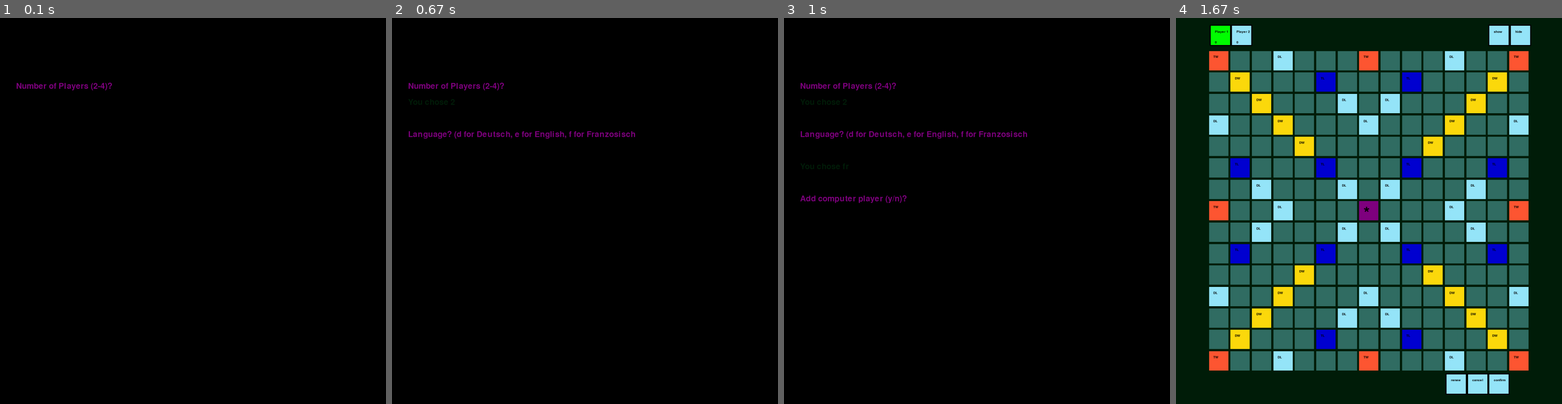
Above: before the commit, frames 1-4 (left to right).
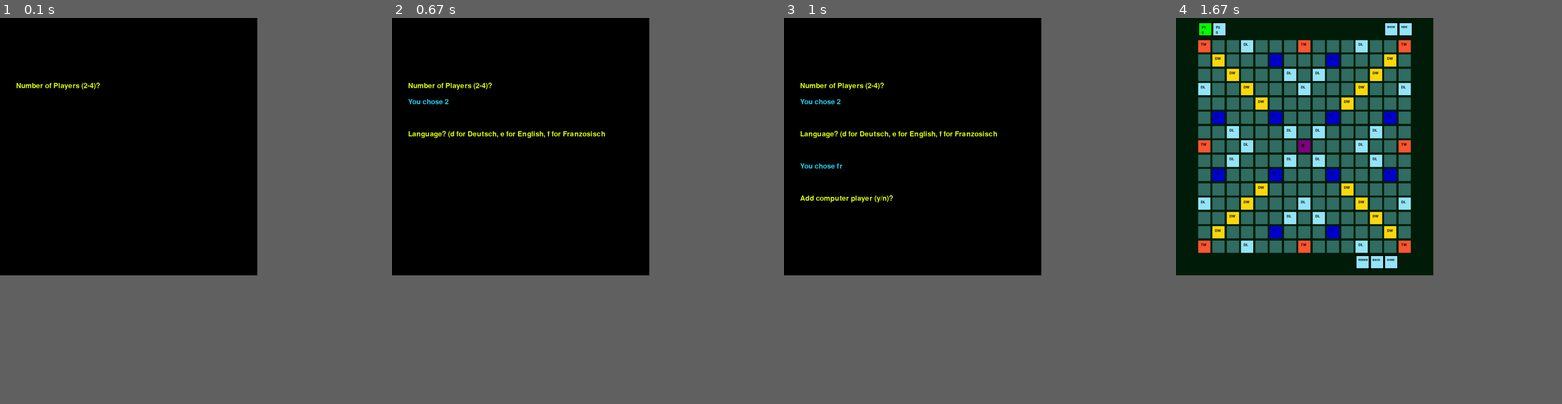
Above: after the commit, the same moments.

Repository: vv-ss/avpython
Game: pygame game, started from jugend_forscht/scrabble/board.py
Two runs of this game, one before a commit and one after it. Both use one fixed random seed, a clock stepped at 60 frames per second and the inputs below.
Inputs:
- Up to frame 1 (0.1 s): no input
- Up to frame 2 (0.67 s): tap 2 at 0.33 s
- Up to frame 3 (1 s): tap F at 0.67 s
- Up to frame 4 (1.67 s): tap Y at 1.1 s
In our replay, the window is 900x900 before the commit and 600x600 after it. These sizes can differ from the game's own. Grey fills any space a smaller window leaves; there, only what the larger window draws over its background counts as a difference.

The runs differ from the first frame. In frame 1, 0.3% of the frame differs, in the area x 4-29%, y 16-19%; in frame 2, 1.0%; in frame 3, 1.4%; in frame 4, 57%, in the area x 5-92%, y 1-98%.

Commit message:
Schöne Farben

Diff:
--- a/jugend_forscht/scrabble/board.py
+++ b/jugend_forscht/scrabble/board.py
@@ -4,6 +4,7 @@
 import pygame
 from pygame.locals import *
 
+neonblue=(32,210,244)
 black=(0,0,0)
 darkblue=(0,0,210)
 gold=(253, 218, 13)
@@ -18,11 +19,12 @@
 white=(250,249,246)
 yellow=(255, 238, 170)
 lightpink=(255, 210, 120)
+neongrün=(223,255,0)
 pygame.init()
 pygame.display.init()
 pygame.font.init()
 
-factor = 2
+factor = 3
 highlighted_row = 0
 highlighted_column=0
 highlighted_tile=0
@@ -33,9 +35,9 @@
 margin2=10//factor
 
 font = pygame.font.Font('freesansbold.ttf', 100//factor)
-font2 = pygame.font.SysFont('bahnenschrift.ttf', 30//factor)
-font3 = pygame.font.SysFont('bahnenschrift.ttf', 45//factor)
-font4 = pygame.font.SysFont('bahnenschrift.ttf', 75//factor)
+font2 = pygame.font.SysFont('bahnenschrift.ttf', 50//factor)
+font3 = pygame.font.SysFont('bahnenschrift.ttf', 40//factor)
+font4 = pygame.font.SysFont('bahnenschrift.ttf', 100//factor)
 
 # Woerterbuch lesen
 def read_dictionary(sprache):
@@ -370,20 +372,20 @@
 def print_button(m,n,text,color):
     pygame.draw.rect(window, color, pygame.Rect(margin + n * cell_width + margin2, margin + m * cell_width + margin2, cell_width, cell_width))
     pygame.draw.rect(window, black, pygame.Rect(margin + n * cell_width + margin2, margin + m * cell_width + margin2, cell_width, cell_width), 3)
-    text = font2.render(text, True, black)
+    text = font3.render(text, True, black)
     window.blit(text, (
-    margin + n * cell_width + margin2 + cell_width / 4, margin + m * cell_width + margin2 + cell_width / 4))
+    margin + n * cell_width + cell_width / 4, margin + m * cell_width + margin2 + cell_width / 4))
     pygame.display.flip()
 
 def print_player(m,n,scores,color):
     pygame.draw.rect(window, color, pygame.Rect(margin + n * cell_width + margin2, margin + m * cell_width + margin2, cell_width, cell_width))
     pygame.draw.rect(window, black, pygame.Rect(margin + n * cell_width + margin2, margin + m * cell_width + margin2, cell_width, cell_width), 3)
-    text = font2.render("Player " + str(n+1), True, black)
+    text = font2.render("P" + str(n+1), True, black)
     window.blit(text, (
     margin + n * cell_width + margin2 + cell_width / 4, margin + m * cell_width + margin2 + cell_width / 4))
     score = font2.render(str(scores[n]), True, black)
     window.blit(score, (
-        margin + n * cell_width + margin2 + cell_width / 4, margin + m * cell_width + margin2 + 3 * cell_width / 4))
+        margin + n * cell_width + margin2 + cell_width / 4, margin + m * cell_width + margin2 + 3 * cell_width / 5))
     pygame.display.flip()
 
 #def get_valid_words_2(row, spalte, valid_direction):
@@ -558,7 +560,7 @@
     return woerter
 
 # Computer frägt erste Frage
-question1=font4.render('Number of Players (2-4)?',True,purple)
+question1=font4.render('Number of Players (2-4)?',True,neongrün)
 window.blit(question1, (50,200))
 pygame.display.flip()
 
@@ -584,12 +586,12 @@
                 print("Key 4 has been pressed")
                 break
 # Computer schreibt die Antwort der ersten Frage darunter
-answer1= font4.render("You chose " + str(num_players), True, darkgreen)
+answer1= font4.render("You chose " + str(num_players), True, neonblue)
 window.blit(answer1, (50,250))
 pygame.display.flip()
 
 # Computer frägt erste Frage
-question1=font4.render('Language? (d for Deutsch, e for English, f for Franzosisch',True,purple)
+question1=font4.render('Language? (d for Deutsch, e for English, f for Franzosisch',True,neongrün)
 window.blit(question1, (50,350))
 pygame.display.flip()
 
@@ -617,11 +619,11 @@
                 print("Key f has been pressed")
                 break
 # Computer schreibt die Antwort der ersten Frage darunter
-answer1= font4.render("You chose " + sprache, True, darkgreen)
+answer1= font4.render("You chose " + sprache, True, neonblue)
 window.blit(answer1, (50,450))
 pygame.display.flip()
 
-question1=font4.render('Add computer player (y/n)?',True,purple)
+question1=font4.render('Add computer player (y/n)?',True,neongrün)
 window.blit(question1, (50,550))
 pygame.display.flip()
 
@@ -643,7 +645,7 @@
                 print("Key n has been pressed")
                 break
 # Computer schreibt die Antwort der ersten Frage darunter
-answer1= font4.render("You chose " + str(computer_player), True, darkgreen)
+answer1= font4.render("You chose " + str(computer_player), True, neonblue)
 window.blit(answer1, (50,650))
 pygame.display.flip()
 
@@ -662,11 +664,11 @@
     scores.append(0)
 # Schnittstelle
 
-print_button(15,11, "renew",lightblue)
-print_button(15,12, "cancel",lightblue)
-print_button(15,13, "confirm",lightblue)
-print_button(-1.25,13, "show",lightblue)
-print_button(-1.25,14, "hide",lightblue)
+print_button(15,11, "RENEW",lightblue)
+print_button(15,12, "BACK",lightblue)
+print_button(15,13, "DONE",lightblue)
+print_button(-1.25,13, "SHOW",lightblue)
+print_button(-1.25,14, "HIDE",lightblue)
 print_players(num_players, currentplayer)
 #print_gestell(gestell[currentplayer])
 tilesdict = {}
@@ -748,7 +750,7 @@
                     else:
                         score = alle_woerter_sind_gueltig(woerter)
                         if score < 0:
-                            print_message("At least one invalid word", red)
+                            print_message("Invalid move", red)
                             continue
                         # if all of Gestell used, then bonus 50
                         if len(gestell[currentplayer]) == 0:
